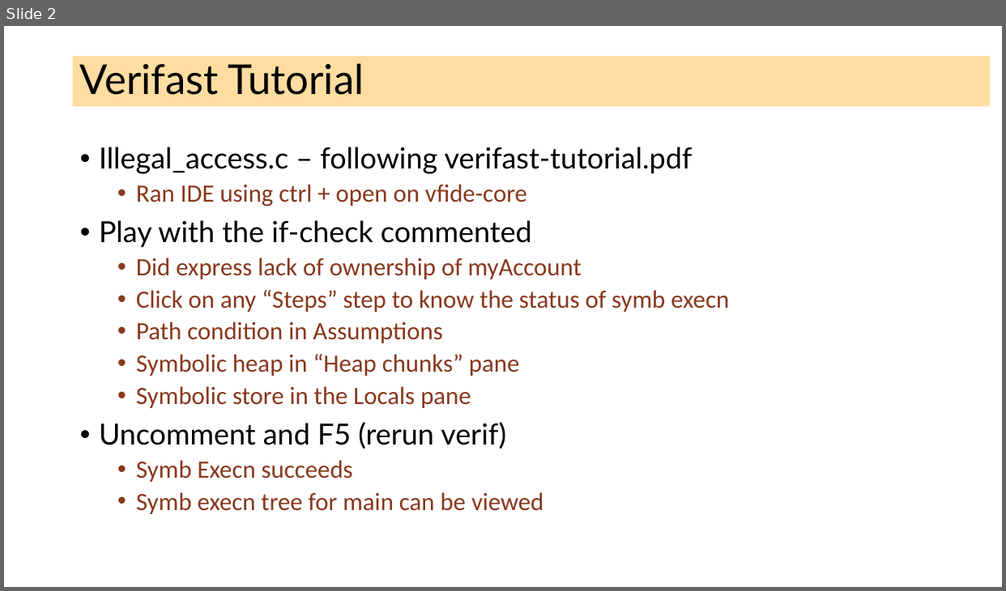
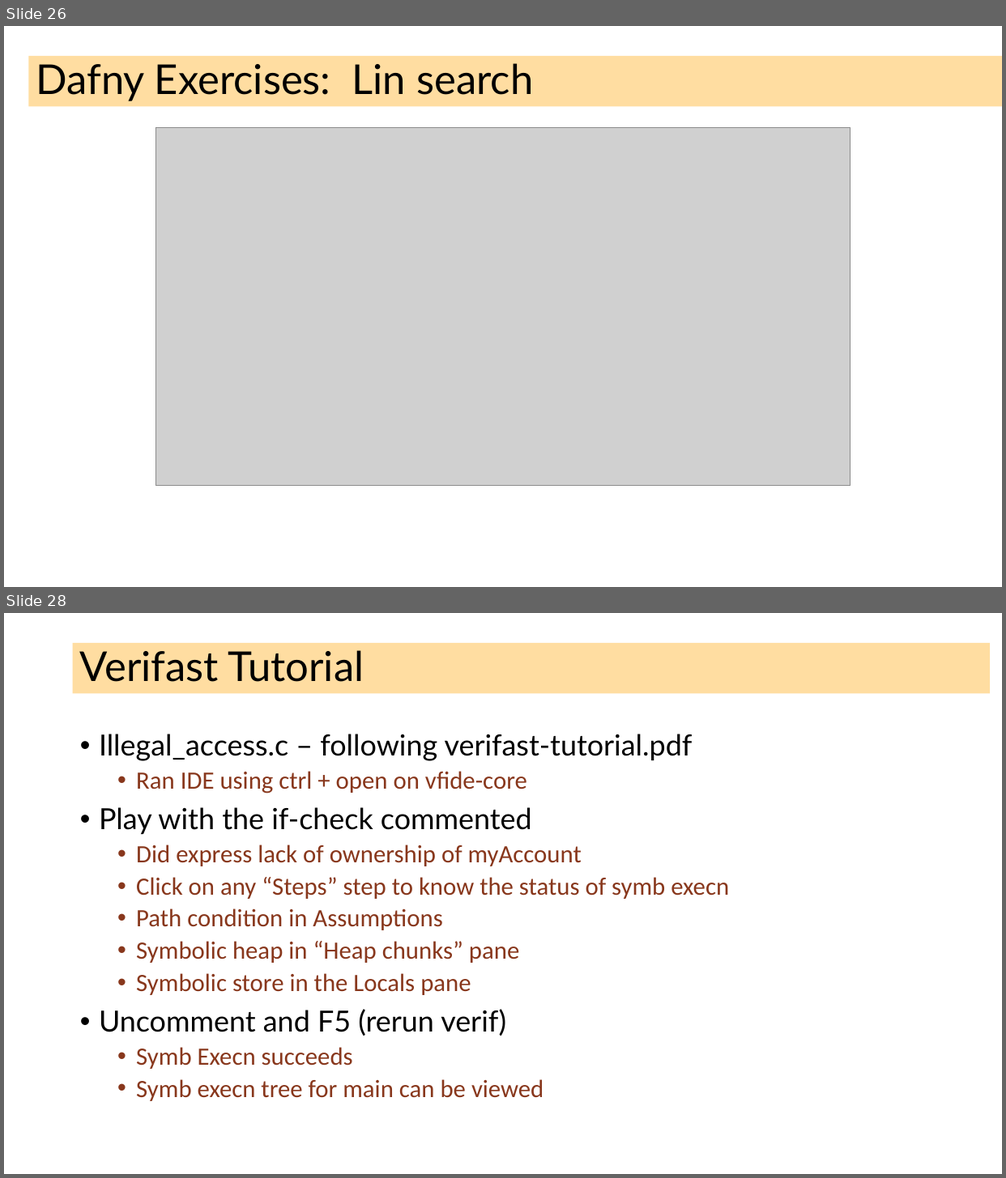
Before and after one commit to ganeshutah/cs6110s22, a slide deck: Lec17/Lec17.pptx. Shown one above the other, each under a label of ours: slide 2 before the commit, slides 26 and 28 after it; the slides between them are not shown. The pictures are 1006x591 and 1006x1178 pixels, drawn with LibreOffice and Linux fonts; fonts in the diff are those of the drawing; grey boxes stand for pictures. Boxes give left, top, right and bottom in pixels: in the first picture for what was removed or moved away, otherwise in the second. Text is boxed around its words. In the diff, an @@ line names an element or a change of style, - is before the commit and + after.

```diff
--- a/Lec17/Lec17.pptx
+++ b/Lec17/Lec17.pptx
@@ slide 26 added at [4, 26, 1002, 587], background #FFFFFF @@
@@ title added at [28, 56, 1002, 107], fill #FFBD47 at 51% opacity, 39.6 pt, text #000000 @@
+Dafny Exercises: Lin search
@@ picture added at [156, 127, 850, 485] @@
@@ what was slide 2 is now slide 28 @@
```
Also in this commit, not shown: 25 other slides added, 12 other files.
